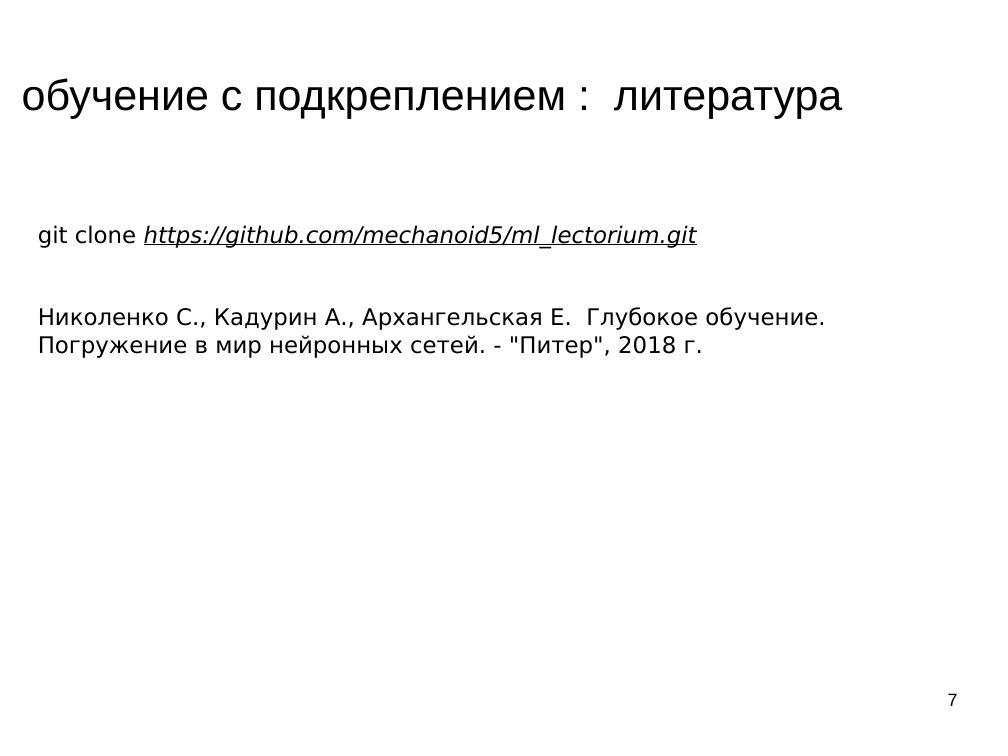
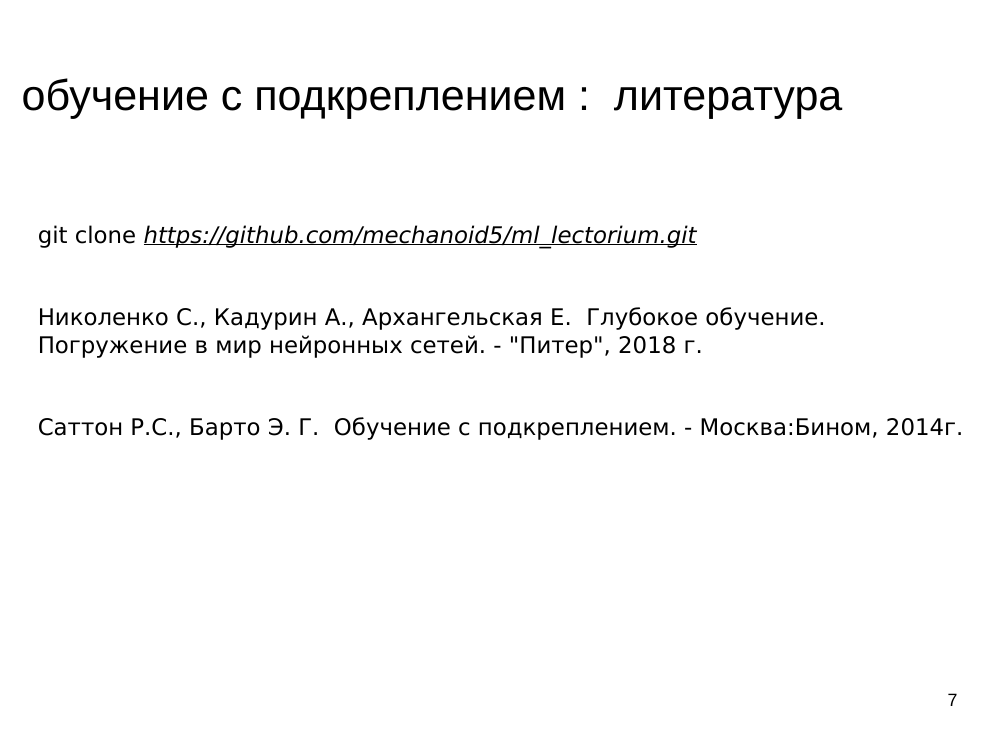
Before and after one commit to mechanoid5/ml_lectorium_legacy, a slide deck: slide 7 of 24-rl-dqn.odp. Drawn at 1008x756 pixels with LibreOffice and Linux fonts; fonts in the diff are those of the drawing; background and template pictures are left out. Boxes give left, top, right and bottom in pixels: in the first picture for what was removed or moved away, otherwise in the second. Text is boxed around its words. In the diff, an @@ line names an element or a change of style, - is before the commit and + after.

```diff
--- a/24-rl-dqn.odp
+++ b/24-rl-dqn.odp
@@ text at (38, 417, 963, 440): paragraph added @@
+Саттон Р.С., Барто Э. Г. Обучение с подкреплением. - Москва:Бином, 2014г.
```
Also in this commit, not shown: 2 other slides changed, 1 slide added, 1 slide removed, 1 other file.
